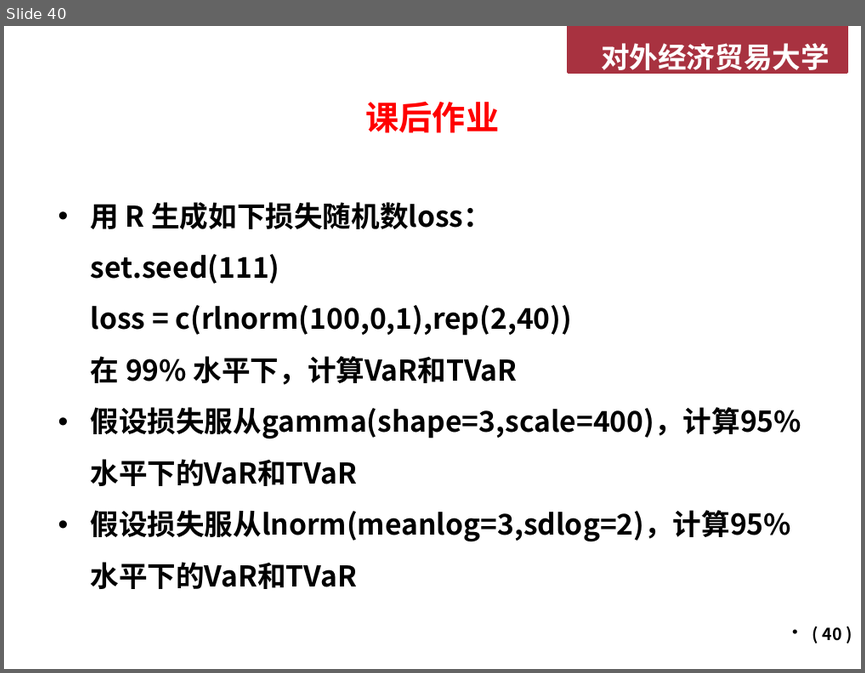
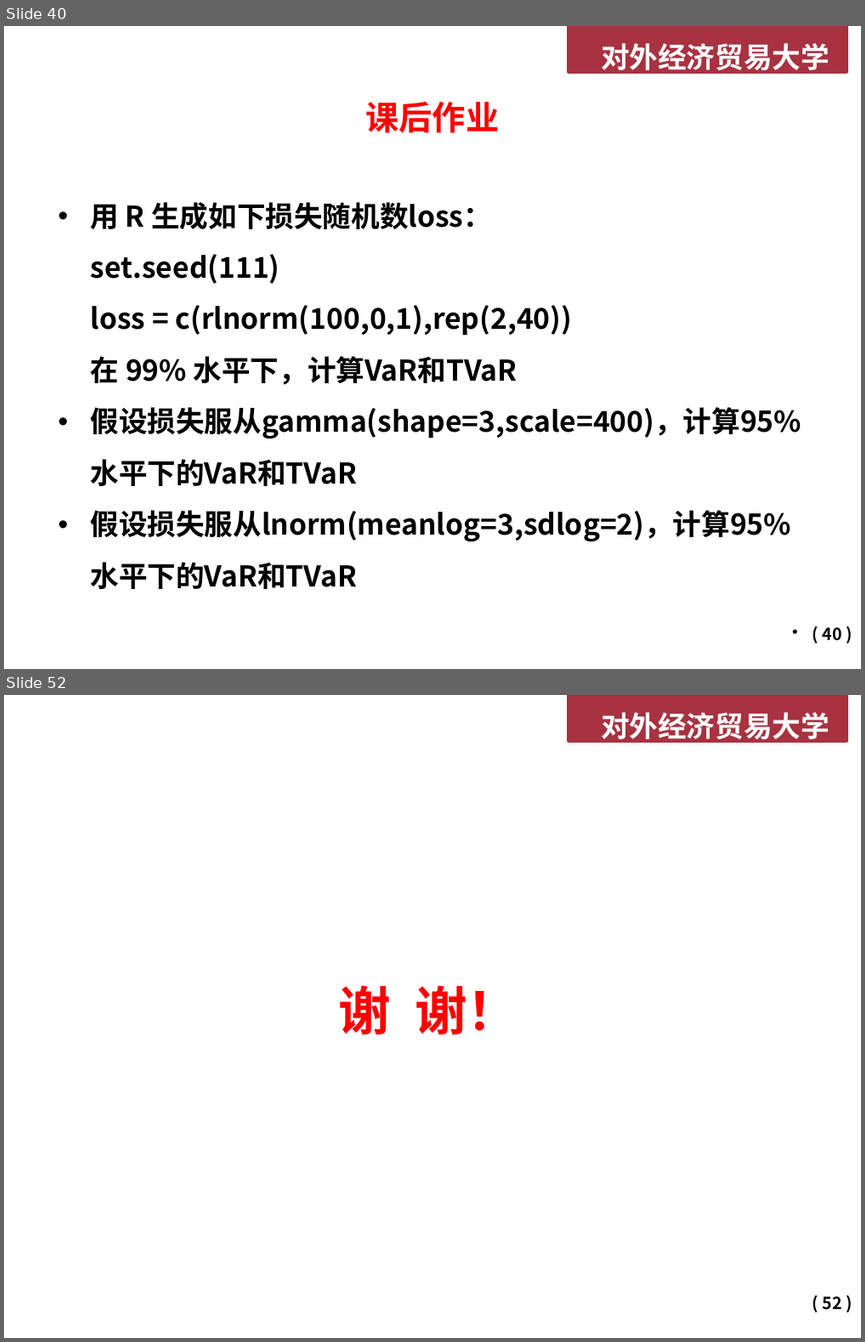
Before and after one commit to Francisor/Non-life-Insurance-Actuarial-Science, a slide deck: Lectures/Week 1 - 风险度量基础.pptx. Shown one above the other, each under a label of ours: slide 40 before the commit, slides 40 and 52 after it; the slides between them are not shown. The pictures are 865x673 and 865x1342 pixels, drawn with LibreOffice and Linux fonts; fonts in the diff are those of the drawing; background and template pictures are left out. Boxes give left, top, right and bottom in pixels: in the first picture for what was removed or moved away, otherwise in the second. Text is boxed around its words. In the diff, an @@ line names an element or a change of style, - is before the commit and + after.

```diff
--- a/Lectures/Week 1 - 风险度量基础.pptx
+++ b/Lectures/Week 1 - 风险度量基础.pptx
@@ slide 52 added at bbox=[4, 695, 861, 1338], background #FFFFFF; not listed: 2 template elements that a slide beside it also shows @@
@@ text added at bbox=[339, 985, 519, 1035], 44 pt, text #FF0000, bold @@
+谢 谢！
@@ page number added at bbox=[823, 1296, 842, 1310], 14 pt, text #000000 @@
+( 52 )
```
Also in this commit, not shown: 11 other slides added, 3 other files.
